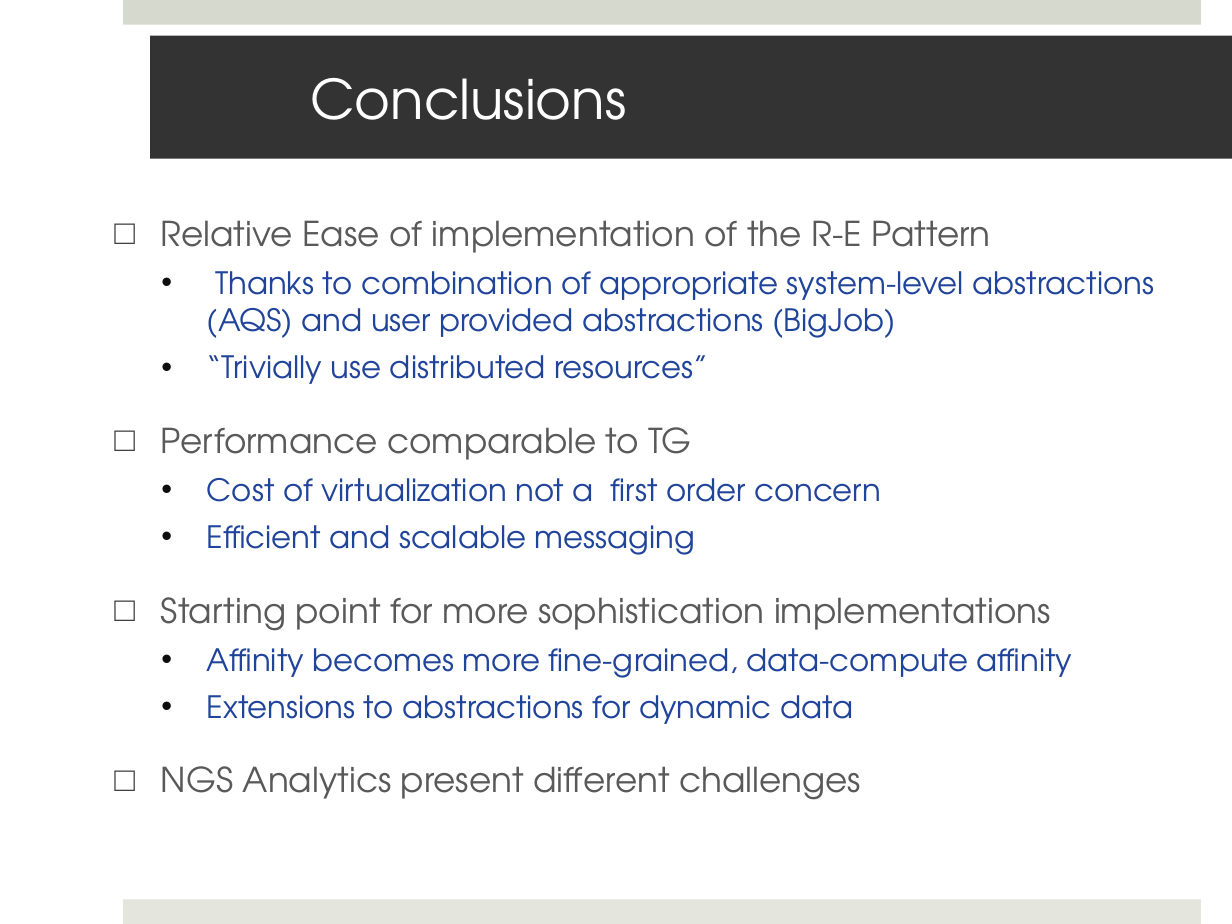
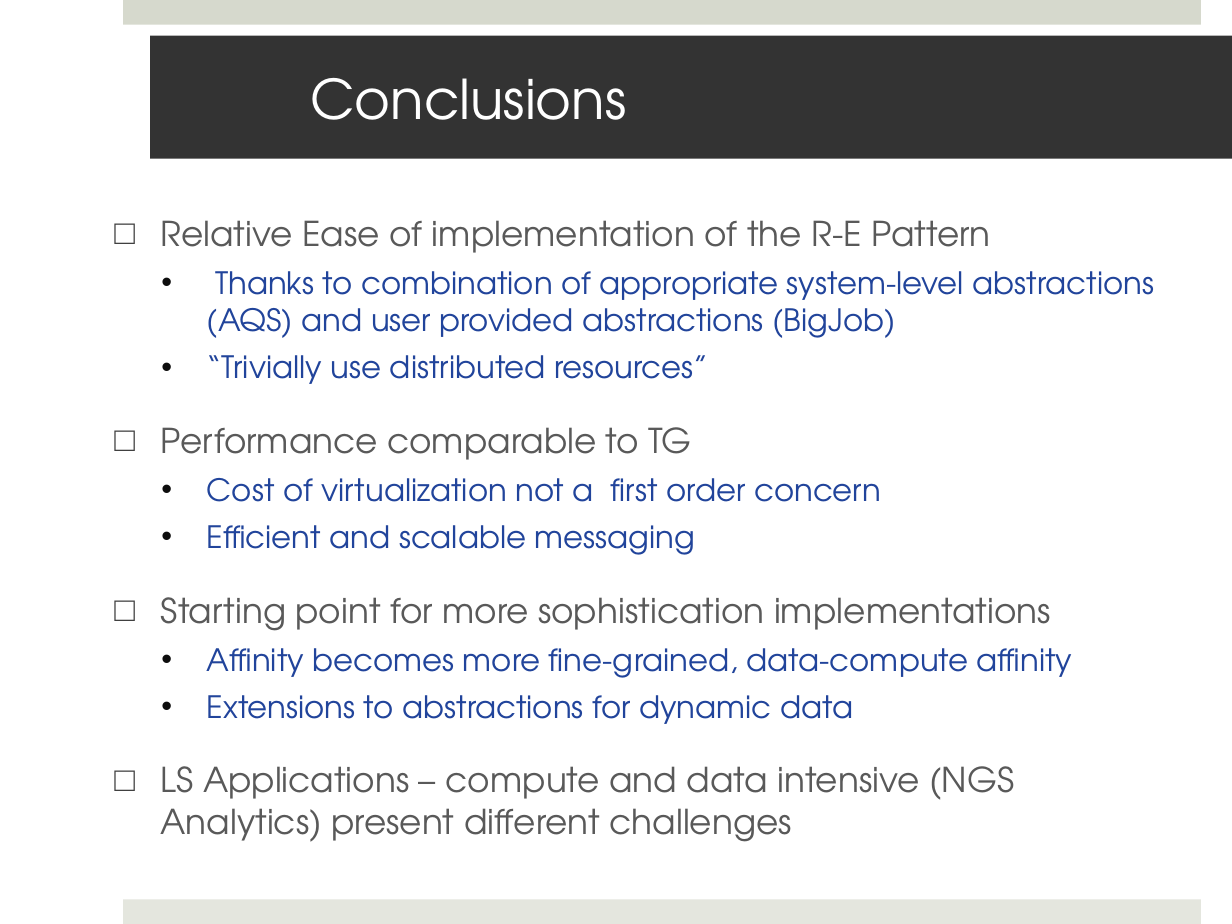
Before and after one commit to saga-project/saga-cpp-legacy-projects, a slide deck: slide 30 of saga-talks/abstractions_for_ls-microsoft.pptx (slide 31 before the commit). Drawn at 1232x924 pixels with LibreOffice and Linux fonts; fonts in the diff are those of the drawing; background and template pictures are left out. Boxes give left, top, right and bottom in pixels: in the first picture for what was removed or moved away, otherwise in the second. Text is boxed around its words. In the diff, an @@ line names an element or a change of style, - is before the commit and + after.

```diff
--- a/saga-talks/abstractions_for_ls-microsoft.pptx
+++ b/saga-talks/abstractions_for_ls-microsoft.pptx
@@ text at (161, 766, 1014, 842): text changed @@
-□ NGS Analytics present different challenges
+□ LS Applications – compute and data intensive (NGS Analytics) present different challenges
```
Also in this commit, not shown: 7 other slides changed.
